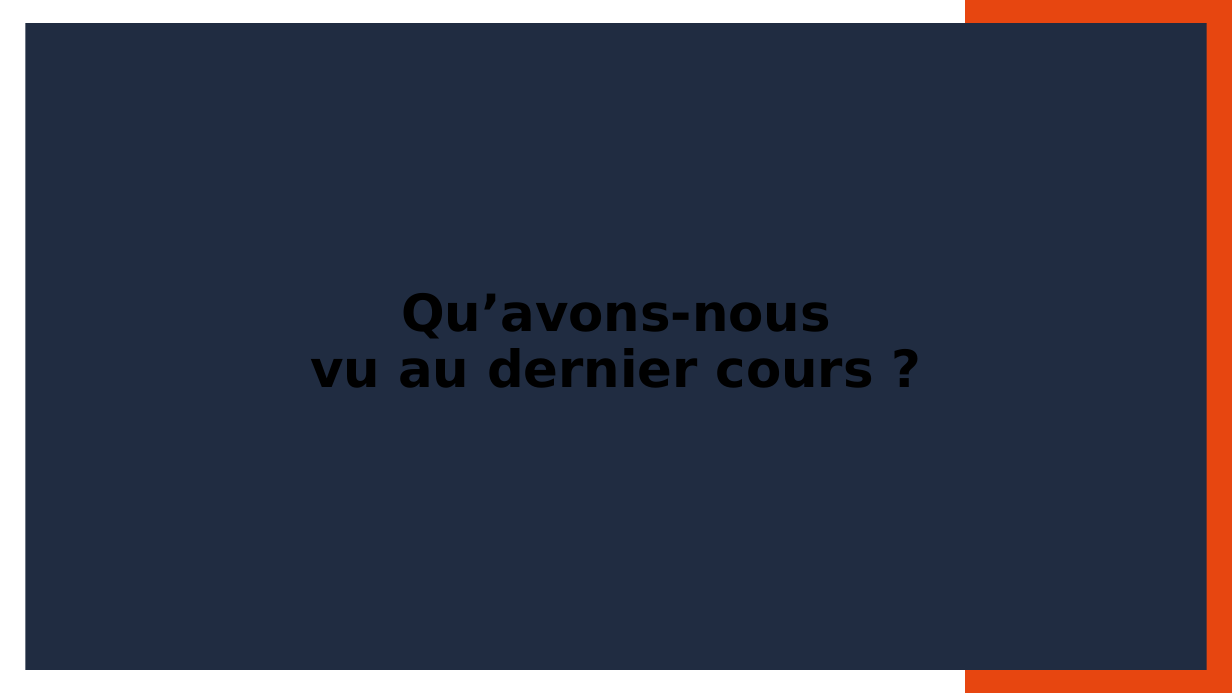
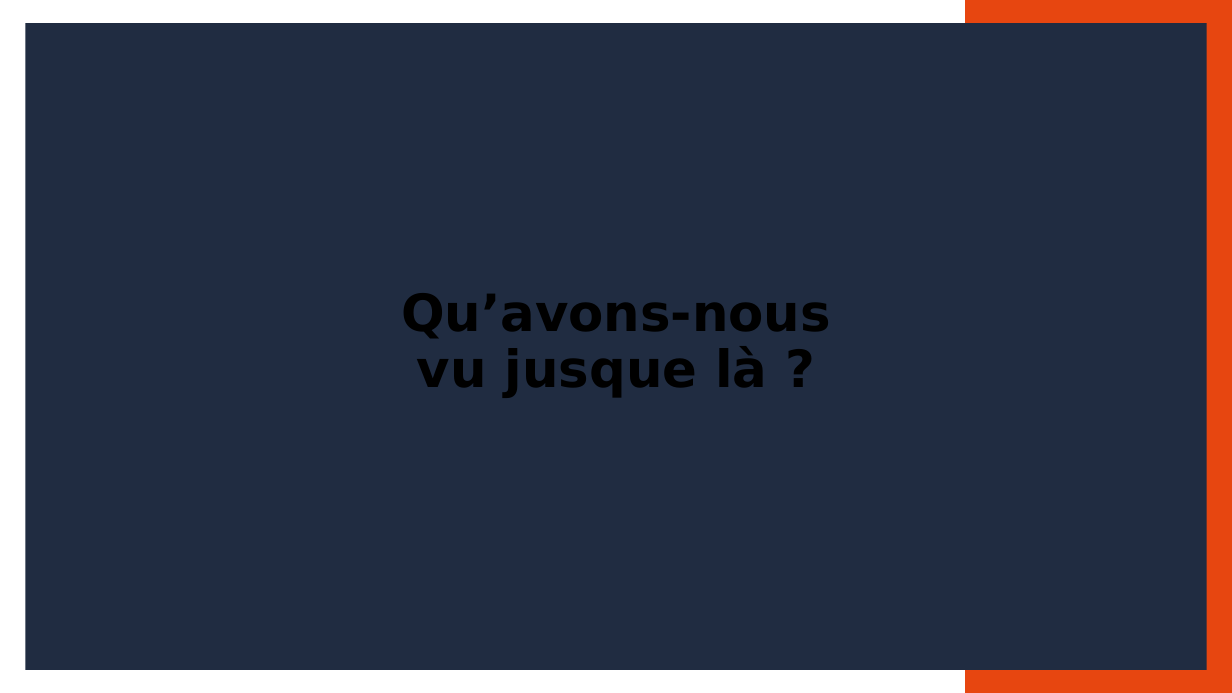
Before and after one commit to Rekyt/s1_l1_ia, a slide deck: slide 2 of lectures/cm2_tests_p-value.odp. Drawn at 1232x693 pixels with LibreOffice and Linux fonts; fonts in the diff are those of the drawing. Boxes give left, top, right and bottom in pixels: in the first picture for what was removed or moved away, otherwise in the second. Text is boxed around its words. In the diff, an @@ line names an element or a change of style, - is before the commit and + after.

```diff
--- a/lectures/cm2_tests_p-value.odp
+++ b/lectures/cm2_tests_p-value.odp
@@ title at [401, 293, 831, 398]: text changed @@
-Qu’avons-nous
-vu au dernier cours ?
+Qu’avons-nous
+vu jusque là ?
```
Also in this commit, not shown: 1 other slide changed, 3 other files.
